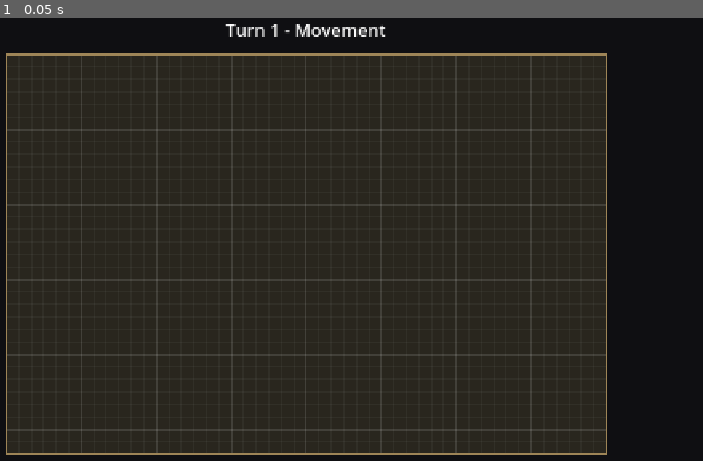
Above: before the commit, frame 1.
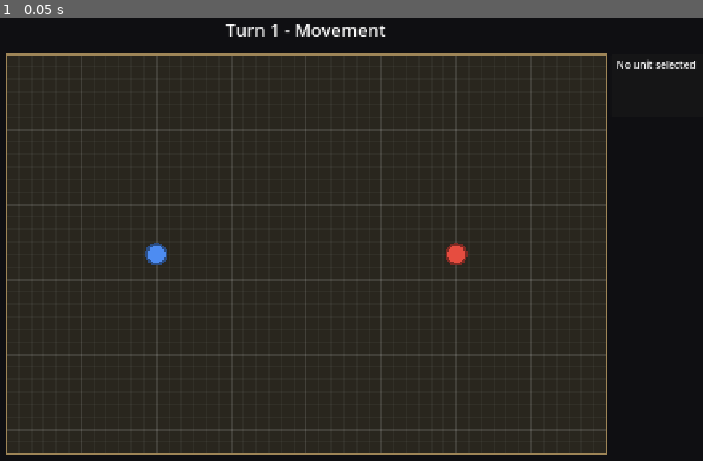
Above: after the commit, the same moment.

Repository: garrettmarco-a11y/grimdarktt
Game: Godot game, scene res://scenes/core/Main.tscn
The game is run twice, just before and just after one commit, with the same random seed, the same clock (stepped at 60 frames per second) and the same inputs.
Inputs:
- Up to frame 1 (0.05 s): no input

The runs differ from the first frame. In frame 1, 0.4% of the frame differs, in the area x 20-99%, y 9-56%.

Commit message:
Add placeholder squads and click selection
Adds SquadData (id, name, player, UnitProfile stats) with two placeholder
squads, one per player, drawn by SquadToken markers in player colours.
SquadLayer places tokens from board units and reports clicks on squads or
empty space; SelectionManager tracks the single selected squad by reference
and is independent of turns and phases. A HUD info panel shows the selected
squad's name, player and M/Q/T/W/Ld, or "No unit selected".

Placeholder stats are for interface testing only, not game balance.

Adds tests for squad data and affiliation, token placement, selection,
the info panel, and end-to-end click selection in the main scene.

Co-Authored-By: Claude Opus 5.5 <noreply@anthropic.com>
Claude-Session: https://claude.ai/code/session_01N4uSr6oR2ZXSGEegv4yxbn

Diff:
--- /dev/null
+++ b/data/squads/p1_line_squad.tres
@@ -0,0 +1,19 @@
+[gd_resource type="Resource" script_class="SquadData" load_steps=4 format=3]
+
+[ext_resource type="Script" path="res://scripts/resources/SquadData.gd" id="1_squad"]
+[ext_resource type="Script" path="res://scripts/resources/UnitProfile.gd" id="2_profile"]
+
+[sub_resource type="Resource" id="Resource_profile"]
+script = ExtResource("2_profile")
+movement = 6.0
+quality = 4
+toughness = 3
+wounds = 1
+leadership = 7
+
+[resource]
+script = ExtResource("1_squad")
+squad_id = &"p1_line_squad"
+display_name = "Line Squad"
+player = 1
+profile = SubResource("Resource_profile")
--- /dev/null
+++ b/data/squads/p2_raider_squad.tres
@@ -0,0 +1,19 @@
+[gd_resource type="Resource" script_class="SquadData" load_steps=4 format=3]
+
+[ext_resource type="Script" path="res://scripts/resources/SquadData.gd" id="1_squad"]
+[ext_resource type="Script" path="res://scripts/resources/UnitProfile.gd" id="2_profile"]
+
+[sub_resource type="Resource" id="Resource_profile"]
+script = ExtResource("2_profile")
+movement = 7.0
+quality = 5
+toughness = 3
+wounds = 1
+leadership = 6
+
+[resource]
+script = ExtResource("1_squad")
+squad_id = &"p2_raider_squad"
+display_name = "Raider Squad"
+player = 2
+profile = SubResource("Resource_profile")
--- a/scenes/core/Main.tscn
+++ b/scenes/core/Main.tscn
@@ -1,9 +1,14 @@
-[gd_scene load_steps=5 format=3]
+[gd_scene load_steps=10 format=3]
 
 [ext_resource type="Script" path="res://scripts/core/Main.gd" id="1_main"]
 [ext_resource type="PackedScene" path="res://scenes/core/GameBoard.tscn" id="2_board"]
 [ext_resource type="PackedScene" path="res://scenes/core/TurnManager.tscn" id="3_turns"]
 [ext_resource type="PackedScene" path="res://scenes/ui/HUD.tscn" id="4_hud"]
+[ext_resource type="Script" path="res://scripts/units/SquadLayer.gd" id="5_layer"]
+[ext_resource type="PackedScene" path="res://scenes/units/SquadToken.tscn" id="6_token"]
+[ext_resource type="Resource" path="res://data/squads/p1_line_squad.tres" id="7_p1_squad"]
+[ext_resource type="Resource" path="res://data/squads/p2_raider_squad.tres" id="8_p2_squad"]
+[ext_resource type="Script" path="res://scripts/core/SelectionManager.gd" id="9_selection"]
 
 [node name="Main" type="Node"]
 script = ExtResource("1_main")
@@ -11,6 +16,20 @@
 [node name="GameBoard" parent="." instance=ExtResource("2_board")]
 position = Vector2(160, 64)
 
+[node name="Squads" type="Node2D" parent="GameBoard"]
+script = ExtResource("5_layer")
+
+[node name="LineSquad" parent="GameBoard/Squads" instance=ExtResource("6_token")]
+data = ExtResource("7_p1_squad")
+board_position = Vector2(12, 16)
+
+[node name="RaiderSquad" parent="GameBoard/Squads" instance=ExtResource("6_token")]
+data = ExtResource("8_p2_squad")
+board_position = Vector2(36, 16)
+
 [node name="TurnManager" parent="." instance=ExtResource("3_turns")]
 
 [node name="HUD" parent="." instance=ExtResource("4_hud")]
+
+[node name="SelectionManager" type="Node" parent="."]
+script = ExtResource("9_selection")
--- a/scenes/ui/HUD.tscn
+++ b/scenes/ui/HUD.tscn
@@ -1,9 +1,12 @@
-[gd_scene load_steps=3 format=3]
+[gd_scene load_steps=4 format=3]
 
 [ext_resource type="Script" path="res://scripts/ui/HUD.gd" id="1_hud"]
 [ext_resource type="PackedScene" path="res://scenes/ui/PhaseBanner.tscn" id="2_banner"]
+[ext_resource type="PackedScene" path="res://scenes/ui/SquadInfoPanel.tscn" id="3_info"]
 
 [node name="HUD" type="CanvasLayer"]
 script = ExtResource("1_hud")
 
 [node name="PhaseBanner" parent="." instance=ExtResource("2_banner")]
+
+[node name="SquadInfoPanel" parent="." instance=ExtResource("3_info")]
--- /dev/null
+++ b/scenes/ui/SquadInfoPanel.tscn
@@ -0,0 +1,111 @@
+[gd_scene load_steps=2 format=3]
+
+[ext_resource type="Script" path="res://scripts/ui/SquadInfoPanel.gd" id="1_panel"]
+
+[node name="SquadInfoPanel" type="PanelContainer"]
+anchors_preset = 1
+anchor_left = 1.0
+anchor_right = 1.0
+offset_left = -152.0
+offset_top = 64.0
+offset_right = -4.0
+offset_bottom = 164.0
+grow_horizontal = 0
+script = ExtResource("1_panel")
+
+[node name="Margin" type="MarginContainer" parent="."]
+layout_mode = 2
+theme_override_constants/margin_left = 8
+theme_override_constants/margin_top = 6
+theme_override_constants/margin_right = 8
+theme_override_constants/margin_bottom = 6
+
+[node name="Rows" type="VBoxContainer" parent="Margin"]
+layout_mode = 2
+
+[node name="NameLabel" type="Label" parent="Margin/Rows"]
+unique_name_in_owner = true
+layout_mode = 2
+text = "No unit selected"
+autowrap_mode = 3
+
+[node name="PlayerLabel" type="Label" parent="Margin/Rows"]
+unique_name_in_owner = true
+layout_mode = 2
+theme_override_colors/font_color = Color(0.7, 0.7, 0.7, 1)
+text = "-"
+
+[node name="StatsGrid" type="GridContainer" parent="Margin/Rows"]
+unique_name_in_owner = true
+layout_mode = 2
+columns = 5
+
+[node name="MovementHeader" type="Label" parent="Margin/Rows/StatsGrid"]
+layout_mode = 2
+size_flags_horizontal = 3
+theme_override_colors/font_color = Color(0.7, 0.7, 0.7, 1)
+text = "M"
+horizontal_alignment = 1
+
+[node name="QualityHeader" type="Label" parent="Margin/Rows/StatsGrid"]
+layout_mode = 2
+size_flags_horizontal = 3
+theme_override_colors/font_color = Color(0.7, 0.7, 0.7, 1)
+text = "Q"
+horizontal_alignment = 1
+
+[node name="ToughnessHeader" type="Label" parent="Margin/Rows/StatsGrid"]
+layout_mode = 2
+size_flags_horizontal = 3
+theme_override_colors/font_color = Color(0.7, 0.7, 0.7, 1)
+text = "T"
+horizontal_alignment = 1
+
+[node name="WoundsHeader" type="Label" parent="Margin/Rows/StatsGrid"]
+layout_mode = 2
+size_flags_horizontal = 3
+theme_override_colors/font_color = Color(0.7, 0.7, 0.7, 1)
+text = "W"
+horizontal_alignment = 1
+
+[node name="LeadershipHeader" type="Label" parent="Margin/Rows/StatsGrid"]
+layout_mode = 2
+size_flags_horizontal = 3
+theme_override_colors/font_color = Color(0.7, 0.7, 0.7, 1)
+text = "Ld"
+horizontal_alignment = 1
+
+[node name="MovementValue" type="Label" parent="Margin/Rows/StatsGrid"]
+unique_name_in_owner = true
+layout_mode = 2
+size_flags_horizontal = 3
+text = "-"
+horizontal_alignment = 1
+
+[node name="QualityValue" type="Label" parent="Margin/Rows/StatsGrid"]
+unique_name_in_owner = true
+layout_mode = 2
+size_flags_horizontal = 3
+text = "-"
+horizontal_alignment = 1
+
+[node name="ToughnessValue" type="Label" parent="Margin/Rows/StatsGrid"]
+unique_name_in_owner = true
+layout_mode = 2
+size_flags_horizontal = 3
+text = "-"
+horizontal_alignment = 1
+
+[node name="WoundsValue" type="Label" parent="Margin/Rows/StatsGrid"]
+unique_name_in_owner = true
+layout_mode = 2
+size_flags_horizontal = 3
+text = "-"
+horizontal_alignment = 1
+
+[node name="LeadershipValue" type="Label" parent="Margin/Rows/StatsGrid"]
+unique_name_in_owner = true
+layout_mode = 2
+size_flags_horizontal = 3
+text = "-"
+horizontal_alignment = 1
--- /dev/null
+++ b/scenes/units/SquadToken.tscn
@@ -0,0 +1,6 @@
+[gd_scene load_steps=2 format=3]
+
+[ext_resource type="Script" path="res://scripts/units/SquadToken.gd" id="1_token"]
+
+[node name="SquadToken" type="Node2D"]
+script = ExtResource("1_token")
--- a/scripts/core/Main.gd
+++ b/scripts/core/Main.gd
@@ -1,12 +1,19 @@
 extends Node
 class_name Main
-## Application coordinator: wires the turn manager to the HUD and starts the game.
+## Application coordinator: wires the turn manager, squad selection and HUD
+## together and starts the game.
 
 @onready var game_board: GameBoard = $GameBoard
+@onready var squad_layer: SquadLayer = $GameBoard/Squads
 @onready var turn_manager: TurnManager = $TurnManager
+@onready var selection: SelectionManager = $SelectionManager
 @onready var hud: HUD = $HUD
 
 
 func _ready() -> void:
     hud.bind_turn_manager(turn_manager)
+    hud.bind_selection(selection)
+    squad_layer.squad_clicked.connect(selection.select)
+    squad_layer.empty_space_clicked.connect(selection.clear_selection)
+    selection.selection_changed.connect(squad_layer.show_selection)
     turn_manager.start_game()
--- /dev/null
+++ b/scripts/core/SelectionManager.gd
@@ -0,0 +1,30 @@
+extends Node
+class_name SelectionManager
+## Tracks which squad is selected. Selection is an interface operation only:
+## it never activates a squad and is independent of turns and phases.
+##
+## The selection is held as a reference to the squad's token, so it does not
+## depend on list order or position.
+
+signal selection_changed(token: SquadToken)
+
+var selected_squad: SquadToken = null
+
+
+func select(token: SquadToken) -> void:
+    if token == selected_squad:
+        return
+    if selected_squad and selected_squad.tree_exiting.is_connected(clear_selection):
+        selected_squad.tree_exiting.disconnect(clear_selection)
+    selected_squad = token
+    if token:
+        token.tree_exiting.connect(clear_selection, CONNECT_ONE_SHOT)
+    selection_changed.emit(selected_squad)
+
+
+func clear_selection() -> void:
+    select(null)
+
+
+func get_selected_squad_id() -> StringName:
+    return selected_squad.get_squad_id() if selected_squad else &""
--- /dev/null
+++ b/scripts/resources/SquadData.gd
@@ -0,0 +1,14 @@
+extends Resource
+class_name SquadData
+## Identity, affiliation and statistics of one squad. Data only: how the squad
+## is drawn and selected lives in SquadToken.
+##
+## Squad composition (leader and members, possibly with different profiles) is
+## not defined yet; for now one UnitProfile describes the squad's models.
+
+## Stable identifier, unique among squads in a battle.
+@export var squad_id: StringName = &""
+@export var display_name: String = ""
+## Owning player: TurnManager.PLAYER_ONE or TurnManager.PLAYER_TWO.
+@export var player: int = 0
+@export var profile: UnitProfile
--- a/scripts/ui/HUD.gd
+++ b/scripts/ui/HUD.gd
@@ -1,9 +1,18 @@
 extends CanvasLayer
 class_name HUD
-## Displays game state. Reads from the turn manager through signals only.
+## Displays game state. Reads from the turn manager and selection through signals only.
 
 @onready var phase_banner: PhaseBanner = $PhaseBanner
+@onready var squad_info_panel: SquadInfoPanel = $SquadInfoPanel
 
 
 func bind_turn_manager(turn_manager: TurnManager) -> void:
     turn_manager.phase_changed.connect(phase_banner.show_phase)
+
+
+func bind_selection(selection: SelectionManager) -> void:
+    selection.selection_changed.connect(_on_selection_changed)
+
+
+func _on_selection_changed(token: SquadToken) -> void:
+    squad_info_panel.show_squad(token.data if token else null)
--- /dev/null
+++ b/scripts/ui/SquadInfoPanel.gd
@@ -0,0 +1,39 @@
+extends PanelContainer
+class_name SquadInfoPanel
+## Shows the selected squad's identity, affiliation and statistics.
+##
+## Reads straight from the SquadData it is given each time selection changes;
+## it keeps no copy of the statistics.
+
+const EMPTY_TEXT := "No unit selected"
+
+@onready var name_label: Label = %NameLabel
+@onready var player_label: Label = %PlayerLabel
+@onready var stats_grid: GridContainer = %StatsGrid
+@onready var movement_value: Label = %MovementValue
+@onready var quality_value: Label = %QualityValue
+@onready var toughness_value: Label = %ToughnessValue
+@onready var wounds_value: Label = %WoundsValue
+@onready var leadership_value: Label = %LeadershipValue
+
+
+func _ready() -> void:
+    show_squad(null)
+
+
+func show_squad(squad: SquadData) -> void:
+    if squad == null or squad.profile == null:
+        name_label.text = EMPTY_TEXT
+        player_label.visible = false
+        stats_grid.visible = false
+        return
+    var profile := squad.profile
+    name_label.text = squad.display_name
+    player_label.text = "Player %d" % squad.player
+    player_label.visible = true
+    movement_value.text = String.num(profile.movement)
+    quality_value.text = str(profile.quality)
+    toughness_value.text = str(profile.toughness)
+    wounds_value.text = str(profile.wounds)
+    leadership_value.text = str(profile.leadership)
+    stats_grid.visible = true
--- /dev/null
+++ b/scripts/units/SquadLayer.gd
@@ -0,0 +1,68 @@
+@tool
+extends Node2D
+class_name SquadLayer
+## Holds the battlefield's SquadToken children: places them from board units
+## and turns mouse clicks into squad_clicked / empty_space_clicked.
+##
+## Must be a direct child of a GameBoard. Knows nothing about turns or phases.
+
+signal squad_clicked(token: SquadToken)
+signal empty_space_clicked
+
+
+func _ready() -> void:
+    place_tokens()
+
+
+func get_tokens() -> Array[SquadToken]:
+    var tokens: Array[SquadToken] = []
+    for child in get_children():
+        if child is SquadToken:
+            tokens.append(child)
+    return tokens
+
+
+func get_token(squad_id: StringName) -> SquadToken:
+    for token in get_tokens():
+        if token.get_squad_id() == squad_id:
+            return token
+    return null
+
+
+## Moves every token to the pixel position of its board_position.
+func place_tokens() -> void:
+    var board := get_parent() as GameBoard
+    if board == null:
+        return
+    for token in get_tokens():
+        token.position = board.units_to_pixels(token.board_position)
+
+
+## The topmost token under `local_point` (this layer's local pixels), or null.
+func token_at(local_point: Vector2) -> SquadToken:
+    var tokens := get_tokens()
+    for i in range(tokens.size() - 1, -1, -1):
+        var token := tokens[i]
+        if token.contains_local_point(local_point - token.position):
+            return token
+    return null
+
+
+## Shows `selected_token` as selected and every other token as not selected.
+func show_selection(selected_token: SquadToken) -> void:
+    for token in get_tokens():
+        token.selected = token == selected_token
+
+
+func _unhandled_input(event: InputEvent) -> void:
+    if Engine.is_editor_hint():
+        return
+    var click := event as InputEventMouseButton
+    if click == null or click.button_index != MOUSE_BUTTON_LEFT or not click.pressed:
+        return
+    var token := token_at(get_global_transform_with_canvas().affine_inverse() * click.position)
+    if token:
+        squad_clicked.emit(token)
+    else:
+        empty_space_clicked.emit()
+    get_viewport().set_input_as_handled()
--- /dev/null
+++ b/scripts/units/SquadToken.gd
@@ -0,0 +1,53 @@
+@tool
+extends Node2D
+class_name SquadToken
+## Placeholder marker for one squad on the battlefield.
+##
+## Representation only: identity and statistics come from `data`, and the
+## marker can be redrawn or replaced without touching them. Selection state is
+## pushed in by SquadLayer; the token never decides selection itself.
+
+const PLAYER_COLORS := {
+    1: Color(0.30, 0.55, 0.95),
+    2: Color(0.90, 0.30, 0.25),
+}
+const NEUTRAL_COLOR := Color(0.6, 0.6, 0.6)
+const SELECTION_COLOR := Color(1.0, 0.86, 0.35)
+
+@export var data: SquadData:
+    set(value):
+        data = value
+        queue_redraw()
+## Position on the battlefield in board distance units (continuous, not snapped).
+@export var board_position := Vector2.ZERO
+## Marker radius in pixels; also the click radius.
+@export var radius := 18.0:
+    set(value):
+        radius = value
+        queue_redraw()
+
+var selected := false:
+    set(value):
+        selected = value
+        queue_redraw()
+
+
+func get_squad_id() -> StringName:
+    return data.squad_id if data else &""
+
+
+func get_player() -> int:
+    return data.player if data else 0
+
+
+## True if `local_point` (in this token's local pixels) is on the marker.
+func contains_local_point(local_point: Vector2) -> bool:
+    return local_point.length() <= radius
+
+
+func _draw() -> void:
+    var color: Color = PLAYER_COLORS.get(get_player(), NEUTRAL_COLOR)
+    if selected:
+        draw_circle(Vector2.ZERO, radius + 6.0, SELECTION_COLOR, false, 3.0)
+    draw_circle(Vector2.ZERO, radius, color.darkened(0.45))
+    draw_circle(Vector2.ZERO, radius - 4.0, color)
--- a/tests/run_tests.gd
+++ b/tests/run_tests.gd
@@ -278,6 +278,197 @@
     _check_eq(viewport.size, Vector2(1280, 720), "viewport size unchanged")
     _check(viewport.encloses(board_rect), "board %s fits the viewport" % board_rect)
     _check(not board_rect.intersects(banner.get_global_rect()), "board clears the phase banner")
+    main.queue_free()
+    await process_frame
+
+
+func _load_main() -> Node:
+    var main: Node = load("res://scenes/core/Main.tscn").instantiate()
+    root.add_child(main)
+    await process_frame
+    return main
+
+
+func _make_token(squad_id: StringName, player: int) -> SquadToken:
+    # Temporary test fixture values, not game balance data.
+    var squad := SquadData.new()
+    squad.squad_id = squad_id
+    squad.display_name = String(squad_id)
+    squad.player = player
+    squad.profile = UnitProfile.new()
+    var token := SquadToken.new()
+    token.data = squad
+    return token
+
+
+## Sends a left click at `position` in viewport coordinates. In-local-coords input
+## avoids the headless window's tiny size rescaling the click.
+func _click(position: Vector2) -> void:
+    var click := InputEventMouseButton.new()
+    click.button_index = MOUSE_BUTTON_LEFT
+    click.position = position
+    click.global_position = position
+    click.pressed = true
+    root.push_input(click, true)
+    var release := click.duplicate() as InputEventMouseButton
+    release.pressed = false
+    root.push_input(release, true)
+
+
+func test_placeholder_squads_have_identity_and_stats() -> void:
+    var main: Node = await _load_main()
+    var tokens: Array[SquadToken] = main.get_node("GameBoard/Squads").get_tokens()
+    _check_eq(tokens.size(), 2, "placeholder squad count")
+    var ids := {}
+    for token in tokens:
+        var squad := token.data
+        _check(squad != null, "%s has squad data" % token.name)
+        if squad == null:
+            continue
+        ids[squad.squad_id] = true
+        _check(squad.squad_id != &"", "%s has an id" % token.name)
+        _check(squad.display_name != "", "%s has a name" % token.name)
+        _check(squad.profile != null, "%s has a profile" % token.name)
+        if squad.profile:
+            var p := squad.profile
+            _check(p.movement > 0.0 and p.quality > 0 and p.toughness > 0 and p.wounds > 0 and p.leadership > 0,
+                "%s has positive placeholder stats" % squad.squad_id)
+    _check_eq(ids.size(), tokens.size(), "squad ids are unique")
+    main.queue_free()
+    await process_frame
+
+
+func test_placeholder_squads_player_affiliation() -> void:
+    var main: Node = await _load_main()
+    var layer: SquadLayer = main.get_node("GameBoard/Squads")
+    var p1_squad := layer.get_token(&"p1_line_squad")
+    var p2_squad := layer.get_token(&"p2_raider_squad")
+    _check(p1_squad != null and p2_squad != null, "both placeholder squads found by id")
+    if p1_squad and p2_squad:
+        _check_eq(p1_squad.get_player(), P1, "Line Squad belongs to Player 1")
+        _check_eq(p2_squad.get_player(), P2, "Raider Squad belongs to Player 2")
+        _check(SquadToken.PLAYER_COLORS[P1] != SquadToken.PLAYER_COLORS[P2], "players drawn in different colours")
+    main.queue_free()
+    await process_frame
+
+
+func test_squad_tokens_placed_from_board_units() -> void:
+    var main: Node = await _load_main()
+    var board: GameBoard = main.get_node("GameBoard")
+    var layer: SquadLayer = main.get_node("GameBoard/Squads")
+    for token in layer.get_tokens():
+        _check_eq(token.position, board.units_to_pixels(token.board_position), "%s pixel position" % token.name)
+        _check(board.contains_point(token.board_position), "%s is on the board" % token.name)
+        _check_eq(layer.token_at(token.position), token, "%s is hit at its centre" % token.name)
+    _check_eq(layer.token_at(Vector2(-50.0, -50.0)), null, "no squad off the board")
+    main.queue_free()
+    await process_frame
+
+
+func test_select_updates_selection() -> void:
+    var selection := SelectionManager.new()
+    var token := _make_token(&"alpha", P1)
+    var changes := []
+    selection.selection_changed.connect(func(t): changes.append(t))
+    _check_eq(selection.selected_squad, null, "nothing selected initially")
+    selection.select(token)
+    _check_eq(selection.selected_squad, token, "selected squad")
+    _check_eq(selection.get_selected_squad_id(), &"alpha", "selected squad id")
+    selection.select(token)
+    _check_eq(changes, [token], "reselecting the same squad emits once")
+    token.free()
+    selection.free()
+
+
+func test_selecting_another_squad_replaces_selection() -> void:
+    var selection := SelectionManager.new()
+    var first := _make_token(&"alpha", P1)
+    var second := _make_token(&"bravo", P2)
+    selection.select(first)
+    selection.select(second)
+    _check_eq(selection.selected_squad, second, "selection moved to the other player's squad")
+    _check_eq(selection.get_selected_squad_id(), &"bravo", "selected id updated")
+    first.free()
+    second.free()
+    selection.free()
+
+
+func test_clear_selection() -> void:
+    var selection := SelectionManager.new()
+    var token := _make_token(&"alpha", P1)
+    var changes := []
+    selection.selection_changed.connect(func(t): changes.append(t))
+    selection.select(token)
+    selection.clear_selection()
+    _check_eq(selection.selected_squad, null, "nothing selected")
+    _check_eq(selection.get_selected_squad_id(), &"", "no selected id")
+    _check_eq(changes, [token, null], "selection_changed reports the clear")
+    token.free()
+    selection.free()
+
+
+func test_selection_cleared_when_selected_squad_leaves() -> void:
+    var selection := SelectionManager.new()
+    var token := _make_token(&"alpha", P1)
+    root.add_child(token)
+    selection.select(token)
+    root.remove_child(token)
+    _check_eq(selection.selected_squad, null, "removed squad is no longer selected")
+    token.free()
+    selection.free()
+
+
+func test_info_panel_shows_selected_squad() -> void:
+    var panel: SquadInfoPanel = load("res://scenes/ui/SquadInfoPanel.tscn").instantiate()
+    root.add_child(panel)
+    _check_eq(panel.name_label.text, SquadInfoPanel.EMPTY_TEXT, "empty state on start")
+    _check(not panel.stats_grid.visible, "stats hidden when empty")
+    var squad: SquadData = load("res://data/squads/p2_raider_squad.tres")
+    panel.show_squad(squad)
+    _check_eq(panel.name_label.text, squad.display_name, "name")
+    _check_eq(panel.player_label.text, "Player 2", "affiliation")
+    _check(panel.stats_grid.visible, "stats shown")
+    _check_eq(panel.movement_value.text, String.num(squad.profile.movement), "M")
+    _check_eq(panel.quality_value.text, str(squad.profile.quality), "Q")
+    _check_eq(panel.toughness_value.text, str(squad.profile.toughness), "T")
+    _check_eq(panel.wounds_value.text, str(squad.profile.wounds), "W")
+    _check_eq(panel.leadership_value.text, str(squad.profile.leadership), "Ld")
+    panel.show_squad(null)
+    _check_eq(panel.name_label.text, SquadInfoPanel.EMPTY_TEXT, "empty state after clearing")
+    _check(not panel.player_label.visible and not panel.stats_grid.visible, "details hidden after clearing")
+    panel.free()
+
+
+func test_click_selection_in_main_scene() -> void:
+    var main: Node = await _load_main()
+    var layer: SquadLayer = main.get_node("GameBoard/Squads")
+    var selection: SelectionManager = main.get_node("SelectionManager")
+    var panel: SquadInfoPanel = main.get_node("HUD/SquadInfoPanel")
+    var tm: TurnManager = main.get_node("TurnManager")
+    var board: GameBoard = main.get_node("GameBoard")
+    var p1_squad := layer.get_token(&"p1_line_squad")
+    var p2_squad := layer.get_token(&"p2_raider_squad")
+    var turn_state := [tm.current_phase, tm.turn_number, tm.priority_player, tm.state]
+
+    _click(p1_squad.global_position + Vector2(5.0, -5.0))
+    _check_eq(selection.selected_squad, p1_squad, "click selects Line Squad")
+    _check(p1_squad.selected and not p2_squad.selected, "only Line Squad shows selection")
+    _check_eq(panel.name_label.text, p1_squad.data.display_name, "panel shows Line Squad")
+
+    _click(p2_squad.global_position)
+    _check_eq(selection.selected_squad, p2_squad, "click transfers selection to Raider Squad")
+    _check(p2_squad.selected and not p1_squad.selected, "only Raider Squad shows selection")
+    _check_eq(panel.player_label.text, "Player 2", "panel shows Player 2")
+
+    var empty_point := board.global_position + board.units_to_pixels(Vector2(24.0, 4.0))
+    _check_eq(layer.token_at(layer.to_local(empty_point)), null, "test point is empty battlefield")
+    _click(empty_point)
+    _check_eq(selection.selected_squad, null, "clicking empty space clears selection")
+    _check(not p1_squad.selected and not p2_squad.selected, "no squad shows selection")
+    _check_eq(panel.name_label.text, SquadInfoPanel.EMPTY_TEXT, "panel shows empty state")
+
+    _check_eq([tm.current_phase, tm.turn_number, tm.priority_player, tm.state], turn_state,
+        "selection leaves turn state untouched")
     main.queue_free()
     await process_frame
 
Not shown, added: scripts/core/SelectionManager.gd.uid
Not shown, added: scripts/resources/SquadData.gd.uid
Not shown, added: scripts/ui/SquadInfoPanel.gd.uid
Not shown, added: scripts/units/SquadLayer.gd.uid
Not shown, added: scripts/units/SquadToken.gd.uid
